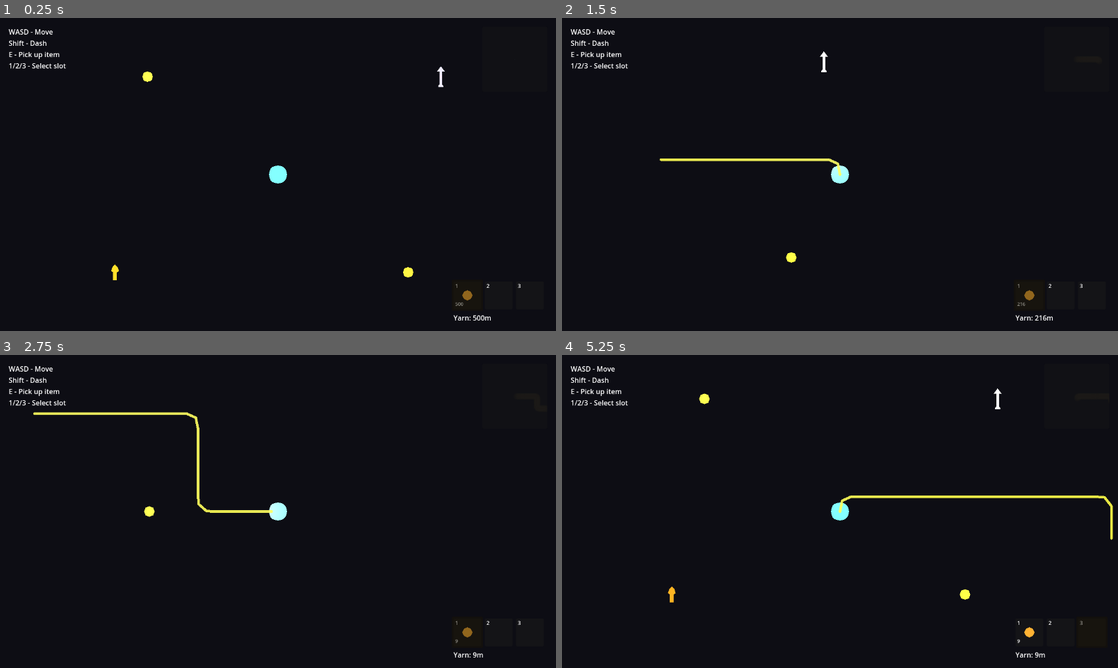
Above: before the commit, frames 1-4 (two rows, left to right).
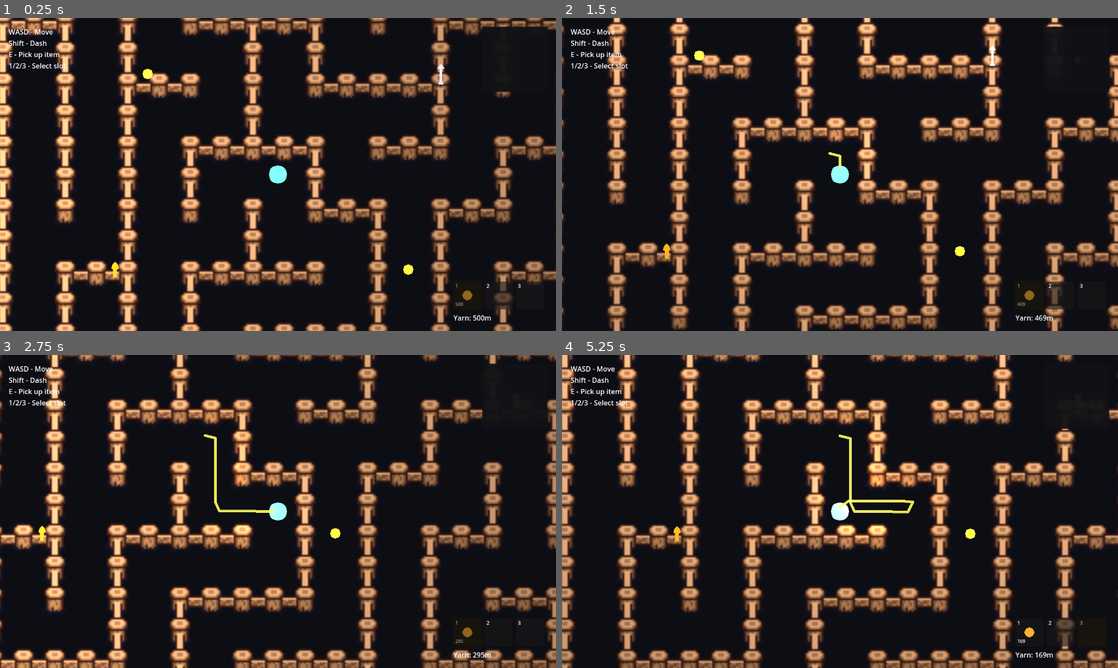
Above: after the commit, the same moments.

Repository: andye132/minos
Game: Godot game, scene res://scenes/main.tscn
Two runs of this game, one before a commit and one after it. Both use one fixed random seed, a clock stepped at 60 frames per second and the inputs below.
Inputs:
- Up to frame 1 (0.25 s): no input
- Up to frame 2 (1.5 s): tap Enter at 0.5 s; hold D (move_right) 0.53-1.28 s; tap Shift (dash) at 0.6 s; hold S (move_down) from 1.28 s (still down); tap E (interact) at 1.35 s
- Up to frame 3 (2.75 s): release S (move_down) at 2.03 s; hold D (move_right) from 2.03 s (still down); tap 1 (slot_1) at 2.1 s
- Up to frame 4 (5.25 s): release D (move_right) at 2.78 s; hold W (move_up) 2.78-3.53 s; tap one key every 0.75 s from 2.85 s: 2 (slot_2) 3 (slot_3) Shift (dash) E (interact); hold A (move_left) 3.53-5.03 s; hold S (move_down) from 5.03 s (still down)

The runs differ from the first frame. In frame 1, 27% of the frame differs, in the area x 0-100%, y 0-100%; in frame 2, 25%; in frame 3, 27%; in frame 4, 27%.

Commit message:
prcedural maze

Diff:
--- a/scenes/main.tscn
+++ b/scenes/main.tscn
@@ -1,14 +1,127 @@
-[gd_scene load_steps=7 format=3 uid="uid://main123"]
+[gd_scene load_steps=11 format=3 uid="uid://main123"]
 
 [ext_resource type="Script" uid="uid://f5mxyq6unco" path="res://scripts/main.gd" id="1_main"]
 [ext_resource type="PackedScene" uid="uid://player123" path="res://scenes/player.tscn" id="2_player"]
+[ext_resource type="Texture2D" uid="uid://y2b7qyyenrmf" path="res://fences.png" id="2_tipki"]
+[ext_resource type="Script" uid="uid://dr54lqu3h8cov" path="res://scenes/mazetiles.gd" id="3_85g3d"]
 [ext_resource type="PackedScene" uid="uid://minimap123" path="res://scenes/minimap.tscn" id="4_minimap"]
 [ext_resource type="PackedScene" uid="uid://dql4rkolmq5ra" path="res://scenes/inventory_ui.tscn" id="5_inventory"]
 [ext_resource type="PackedScene" uid="uid://worlditem123" path="res://scenes/world_item.tscn" id="6_item"]
 [ext_resource type="PackedScene" uid="uid://yarntrail123" path="res://scenes/yarn_trail.tscn" id="7_yarn"]
 
+[sub_resource type="TileSetAtlasSource" id="TileSetAtlasSource_85g3d"]
+texture = ExtResource("2_tipki")
+0:0/0 = 0
+0:0/0/terrain_set = 0
+0:0/0/terrain = 0
+0:0/0/physics_layer_0/polygon_0/points = PackedVector2Array(-8, -8, 8, -8, 8, 8, -8, 8)
+0:0/0/terrains_peering_bit/bottom_side = 0
+1:0/0 = 0
+1:0/0/terrain_set = 0
+1:0/0/terrain = 0
+1:0/0/physics_layer_0/polygon_0/points = PackedVector2Array(-8, -8, 8, -8, 8, 8, -8, 8)
+1:0/0/terrains_peering_bit/right_side = 0
+1:0/0/terrains_peering_bit/bottom_side = 0
+2:0/0 = 0
+2:0/0/terrain_set = 0
+2:0/0/terrain = 0
+2:0/0/physics_layer_0/polygon_0/points = PackedVector2Array(-8, -8, 8, -8, 8, 8, -8, 8)
+2:0/0/terrains_peering_bit/right_side = 0
+2:0/0/terrains_peering_bit/bottom_side = 0
+2:0/0/terrains_peering_bit/left_side = 0
+3:0/0 = 0
+3:0/0/terrain_set = 0
+3:0/0/terrain = 0
+3:0/0/physics_layer_0/polygon_0/points = PackedVector2Array(-8, -8, 8, -8, 8, 8, -8, 8)
+3:0/0/terrains_peering_bit/bottom_side = 0
+3:0/0/terrains_peering_bit/left_side = 0
+0:1/0 = 0
+0:1/0/terrain_set = 0
+0:1/0/terrain = 0
+0:1/0/physics_layer_0/polygon_0/points = PackedVector2Array(-8, -8, 8, -8, 8, 8, -8, 8)
+0:1/0/terrains_peering_bit/bottom_side = 0
+0:1/0/terrains_peering_bit/top_side = 0
+1:1/0 = 0
+1:1/0/terrain_set = 0
+1:1/0/terrain = 0
+1:1/0/physics_layer_0/polygon_0/points = PackedVector2Array(-8, -8, 8, -8, 8, 8, -8, 8)
+1:1/0/terrains_peering_bit/right_side = 0
+1:1/0/terrains_peering_bit/bottom_side = 0
+1:1/0/terrains_peering_bit/top_side = 0
+2:1/0 = 0
+2:1/0/terrain_set = 0
+2:1/0/terrain = 0
+2:1/0/physics_layer_0/polygon_0/points = PackedVector2Array(-8, -8, 8, -8, 8, 8, -8, 8)
+2:1/0/terrains_peering_bit/right_side = 0
+2:1/0/terrains_peering_bit/bottom_side = 0
+2:1/0/terrains_peering_bit/left_side = 0
+2:1/0/terrains_peering_bit/top_side = 0
+3:1/0 = 0
+3:1/0/terrain_set = 0
+3:1/0/terrain = 0
+3:1/0/physics_layer_0/polygon_0/points = PackedVector2Array(-8, -8, 8, -8, 8, 8, -8, 8)
+3:1/0/terrains_peering_bit/bottom_side = 0
+3:1/0/terrains_peering_bit/left_side = 0
+3:1/0/terrains_peering_bit/top_side = 0
+0:2/0 = 0
+0:2/0/terrain_set = 0
+0:2/0/terrain = 0
+0:2/0/physics_layer_0/polygon_0/points = PackedVector2Array(-8, -8, 8, -8, 8, 8, -8, 8)
+0:2/0/terrains_peering_bit/top_side = 0
+1:2/0 = 0
+1:2/0/terrain_set = 0
+1:2/0/terrain = 0
+1:2/0/physics_layer_0/polygon_0/points = PackedVector2Array(-8, -8, 8, -8, 8, 8, -8, 8)
+1:2/0/terrains_peering_bit/right_side = 0
+1:2/0/terrains_peering_bit/top_side = 0
+2:2/0 = 0
+2:2/0/terrain_set = 0
+2:2/0/terrain = 0
+2:2/0/physics_layer_0/polygon_0/points = PackedVector2Array(-8, -8, 8, -8, 8, 8, -8, 8)
+2:2/0/terrains_peering_bit/right_side = 0
+2:2/0/terrains_peering_bit/left_side = 0
+2:2/0/terrains_peering_bit/top_side = 0
+3:2/0 = 0
+3:2/0/terrain_set = 0
+3:2/0/terrain = 0
+3:2/0/physics_layer_0/polygon_0/points = PackedVector2Array(-8, -8, 8, -8, 8, 8, -8, 8)
+3:2/0/terrains_peering_bit/left_side = 0
+3:2/0/terrains_peering_bit/top_side = 0
+0:3/0 = 0
+0:3/0/terrain_set = 0
+0:3/0/terrain = 0
+0:3/0/physics_layer_0/polygon_0/points = PackedVector2Array(-8, -8, 8, -8, 8, 8, -8, 8)
+1:3/0 = 0
+1:3/0/terrain_set = 0
+1:3/0/terrain = 0
+1:3/0/physics_layer_0/polygon_0/points = PackedVector2Array(-8, -8, 8, -8, 8, 8, -8, 8)
+1:3/0/terrains_peering_bit/right_side = 0
+2:3/0 = 0
+2:3/0/terrain_set = 0
+2:3/0/terrain = 0
+2:3/0/physics_layer_0/polygon_0/points = PackedVector2Array(-8, -8, 8, -8, 8, 8, -8, 8)
+2:3/0/terrains_peering_bit/right_side = 0
+2:3/0/terrains_peering_bit/left_side = 0
+3:3/0 = 0
+3:3/0/terrain_set = 0
+3:3/0/terrain = 0
+3:3/0/physics_layer_0/polygon_0/points = PackedVector2Array(-8, -8, 8, -8, 8, 8, -8, 8)
+3:3/0/terrains_peering_bit/left_side = 0
+
+[sub_resource type="TileSet" id="TileSet_ya4ey"]
+physics_layer_0/collision_layer = 2
+terrain_set_0/mode = 0
+terrain_set_0/terrain_0/name = "Terrain 0"
+terrain_set_0/terrain_0/color = Color(0.5, 0.34375, 0.25, 1)
+sources/1 = SubResource("TileSetAtlasSource_85g3d")
+
 [node name="Main" type="Node2D"]
 script = ExtResource("1_main")
+
+[node name="Mazetiles" type="TileMapLayer" parent="."]
+scale = Vector2(3, 3)
+tile_set = SubResource("TileSet_ya4ey")
+script = ExtResource("3_85g3d")
 
 [node name="YarnTrail" parent="." instance=ExtResource("7_yarn")]
 
--- /dev/null
+++ b/scenes/mazetiles.gd
@@ -0,0 +1,108 @@
+extends TileMapLayer
+class_name MazeGen
+
+var starting_pos = Vector2i()
+const main_layer = 0
+const terrain_set = 0
+const terrain_id = 0
+#const normal_wall_atlas_coords = Vector2i(10, 1)
+#const walkable_atlas_coords = Vector2i(9, 4)
+#const SOURCE_ID = 0
+#var spot_to_letter = {}
+#var spot_to_label = {}
+#var current_letter_num = 65
+
+@export var y_dim = 35
+@export var x_dim = 35
+@export var starting_coords = Vector2i(0, 0)
+var adj4 = [
+	Vector2i(-1, 0),
+	Vector2i(1, 0),
+	Vector2i(0, 1),
+	Vector2i(0, -1),
+]
+var all_wall_locs: Array[Vector2i] = []
+
+# Called when the node enters the scene tree for the first time.
+func _ready() -> void:
+	place_border()
+	dfs(starting_coords)
+	place_all_walls()
+
+
+func place_border():
+	for y in range(-1, y_dim):
+		place_wall(Vector2i(-1, y))
+	for x in range(-1, x_dim):
+		place_wall(Vector2i(x, -1))
+	for y in range(-1, y_dim + 1):
+		place_wall(Vector2i(x_dim, y))
+	for x in range(-1, x_dim + 1):
+		place_wall(Vector2i(x, y_dim))
+
+
+func delete_cell_at(pos: Vector2i):
+	all_wall_locs.erase(pos)
+
+
+func place_wall(pos: Vector2i):
+	all_wall_locs.append(pos)
+
+
+
+func will_be_converted_to_wall(spot: Vector2i):
+	return (spot.x % 2 == 1 and spot.y % 2 == 1)
+
+
+func is_wall(pos):
+	return all_wall_locs.has(pos)
+
+
+func can_move_to(current: Vector2i):
+	return (
+			current.x >= 0 and current.y >= 0 and\
+			current.x < x_dim and current.y < y_dim and\
+			not is_wall(current)
+	)
+
+func dfs(start: Vector2i):
+	var fringe: Array[Vector2i] = [start]
+	var seen = {}
+
+	while fringe.size() > 0:
+		var current: Vector2i = fringe.pop_back()
+
+		# 1. Standard DFS check: Skip if already visited or invalid
+		if current in seen or not can_move_to(current):
+			continue
+
+		seen[current] = true
+
+		# 2. Grid-based wall logic (from your original code)
+		if current.x % 2 == 1 and current.y % 2 == 1:
+			place_wall(current)
+			continue
+
+		var found_new_path = false
+		adj4.shuffle()
+
+		for pos in adj4:
+			var new_pos = current + pos
+
+			if new_pos not in seen and can_move_to(new_pos):
+				# Loop logic
+				var chance_of_no_loop = 1
+
+				if will_be_converted_to_wall(new_pos) and chance_of_no_loop == 1:
+					place_wall(new_pos)
+				else:
+					found_new_path = true
+					fringe.append(new_pos)
+
+		# 3. Dead-end logic: If no neighbors were added, turn current into wall
+		if not found_new_path:
+			place_wall(current)
+
+func place_all_walls():
+	print(all_wall_locs)
+	set_cells_terrain_connect(all_wall_locs, terrain_set, terrain_id)
--- a/scenes/player.tscn
+++ b/scenes/player.tscn
@@ -11,7 +11,6 @@
 
 [node name="Player" type="CharacterBody2D"]
 z_index = 5
-collision_layer = 1
 collision_mask = 2
 script = ExtResource("1_player")
 
Binary file added: Set 1.0.png
Binary file added: fences.png
Not shown, added: scenes/mazetiles.gd.uid
Not shown: 1 places in scenes/player.tscn that only renumber resources
